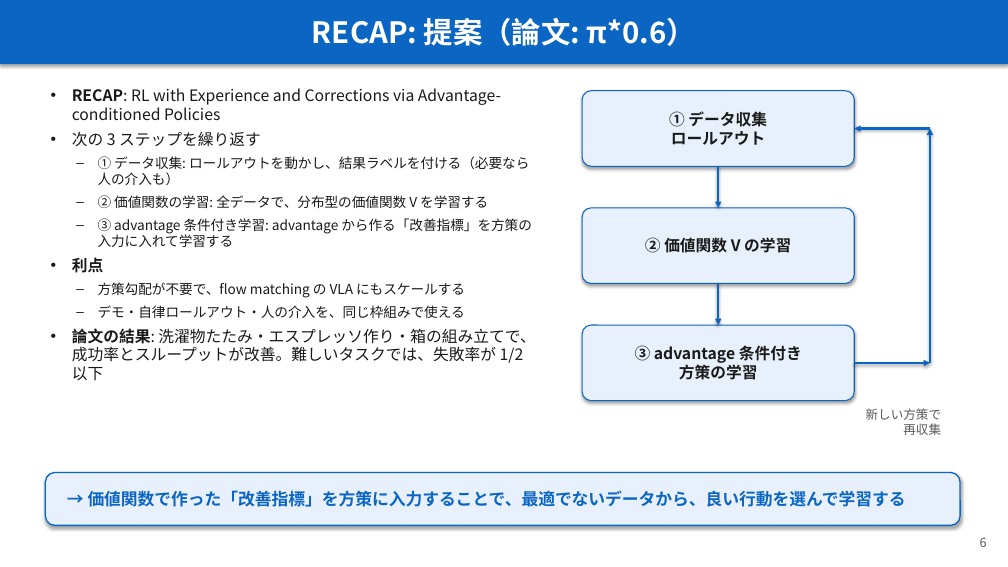
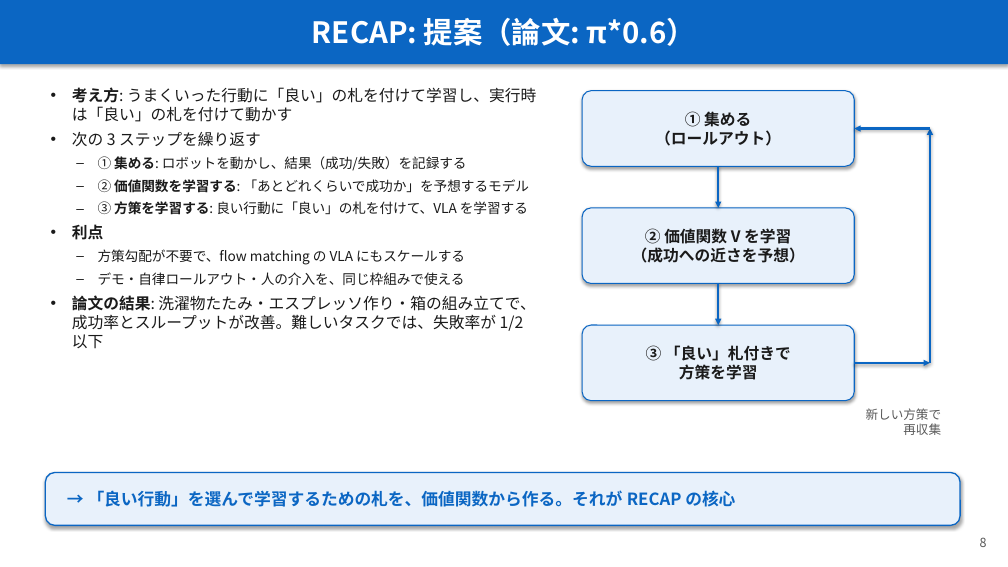
Before and after one commit to Junhand/libero_RL, a slide deck: slide 8 of docs/RECAP_STEAM_RLToken.pptx (slide 6 before the commit). Drawn at 1008x567 pixels with LibreOffice and Linux fonts; fonts in the diff are those of the drawing. Boxes give left, top, right and bottom in pixels: in the first picture for what was removed or moved away, otherwise in the second. Text is boxed around its words. In the diff, an @@ line names an element or a change of style, - is before the commit and + after.

```diff
--- a/docs/RECAP_STEAM_RLToken.pptx
+++ b/docs/RECAP_STEAM_RLToken.pptx
@@ text at [72,87,536,122]: text changed @@
-• RECAP: RL with Experience and Corrections via Advantage-conditioned Policies
+• 考え方: うまくいった行動に「良い」の札を付けて学習し、実行時は「良い」の札を付けて動かす
@@ text in rounded rectangle at [655,111,781,146]: text changed @@
-① データ収集
-ロールアウト
+① 集める
+（ロールアウト）
@@ text at [98,156,530,215]: text changed @@
-– ① データ収集: ロールアウトを動かし、結果ラベルを付ける（必要なら人の介入も）
-– ② 価値関数の学習: 全データで、分布型の価値関数 V を学習する
-– ③ advantage 条件付き学習: advantage から作る「改善指標」を方策の入力に入れて学習する
+– ① 集める: ロボットを動かし、結果（成功/失敗）を記録する
+– ② 価値関数を学習する: 「あとどれくらいで成功か」を予想するモデル
+– ③ 方策を学習する: 良い行動に「良い」の札を付けて、VLA を学習する
@@ text in rounded rectangle at [632,226,805,263]: text changed @@
-② 価値関数 V の学習
+② 価値関数 V を学習
+（成功への近さを予想）
@@ text in rounded rectangle at [646,345,791,380]: text changed @@
-③ advantage 条件付き
-方策の学習
+③ 「良い」札付きで
+方策を学習
@@ text in rounded rectangle at [88,490,735,507]: text changed @@
-→ 価値関数で作った「改善指標」を方策に入力することで、最適でないデータから、良い行動を選んで学習する
+→ 「良い行動」を選んで学習するための札を、価値関数から作る。それが RECAP の核心
```
Also in this commit, not shown: 11 other slides changed, 10 slides added, 1 slide removed, 1 other file.
